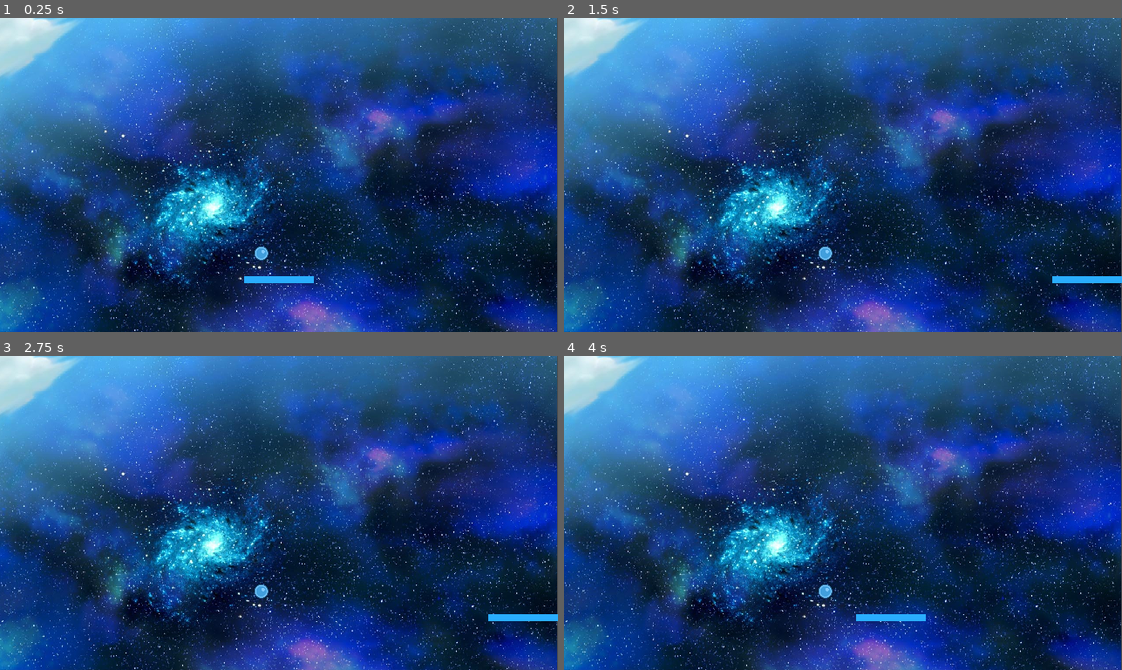
Above: before the commit, frames 1-4 (two rows, left to right).
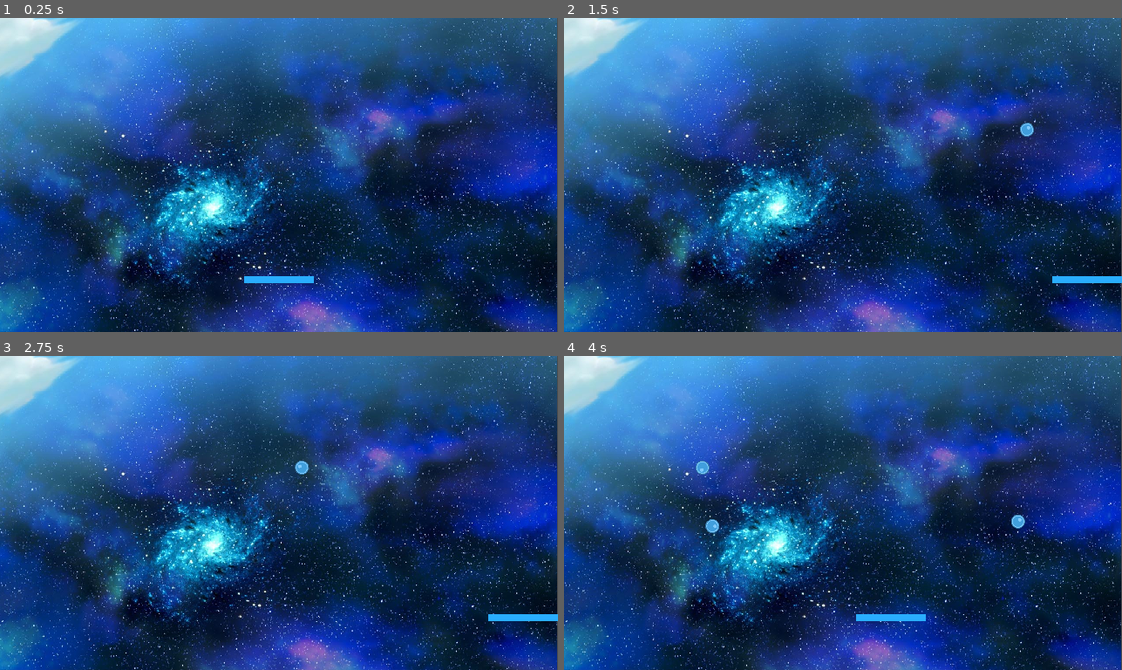
Above: after the commit, the same moments.

Repository: ProjectPybro/Extreme-Breakout
Game: Godot game, scene res://scenes/world.tscn
The game is run twice, just before and just after one commit, with the same random seed, the same clock (stepped at 60 frames per second) and the same inputs.
Inputs:
- Up to frame 1 (0.25 s): no input
- Up to frame 2 (1.5 s): tap Enter at 0.5 s; hold Right (right) 0.53-1.28 s; hold Down (down) from 1.28 s (still down)
- Up to frame 3 (2.75 s): release Down (down) at 2.03 s; hold Right (right) from 2.03 s (still down)
- Up to frame 4 (4 s): release Right (right) at 2.78 s; hold Up (up) 2.78-3.53 s; hold Left (left) from 3.53 s (still down)

The runs differ from the first frame. In frame 1, less than 0.1% of the frame differs, in the area x 45-49%, y 72-78%; in frame 2, 0.2%; in frame 3, 0.2%; in frame 4, 0.4%, in the area x 23-83%, y 33-78%.

Commit message:
Infinitely Spawning Balls
Balls now spawn with a random position, speed, rotation speed, and rotation direction

Diff:
--- /dev/null
+++ b/scenes/ball.gd
@@ -0,0 +1,31 @@
+extends RigidBody2D
+
+var speed: int
+var rotation_speed: int
+var rotation_direction: int
+var direction_x: float
+
+func _ready(): # Called when the node enters the scene tree for the first time.
+	var rng = RandomNumberGenerator.new()
+
+
+	var width = get_viewport().get_visible_rect().size[0]
+	var random_x = rng.randi_range(0, width)
+	var random_y = rng.randi_range(100, 200)
+	position = Vector2(random_x , random_y)
+
+	speed = rng.randi_range(200, 500) # Number between (and including) 200, 500
+	rotation_speed = rng.randi_range(40, 100)
+	rotation_direction = rng.randi_range(0, 1)
+
+	if rotation_direction == 0:
+		rotation_direction = -1 # A very crude way of getting either 1 or -1
+
+	direction_x = rng.randf_range(-1, 1)
+
+func _process(delta):
+	position += Vector2(direction_x, 0) * speed * delta
+	rotation_degrees += rotation_speed * rotation_direction * delta # Use rotation degrees. Rotation works in fucking radians
+
+func _on_body_entered(body):
+	print("AHHHHHHHHHHHHHHH") # Replace with function body.
--- a/scenes/ball.tscn
+++ b/scenes/ball.tscn
@@ -1,6 +1,7 @@
-[gd_scene load_steps=4 format=3 uid="uid://b6qmhjeopw0j8"]
+[gd_scene load_steps=5 format=3 uid="uid://b6qmhjeopw0j8"]
 
 [ext_resource type="Texture2D" uid="uid://bsrxp24m0t4l7" path="res://textures/ball_blue_small.png" id="1_elu2r"]
+[ext_resource type="Script" path="res://scenes/ball.gd" id="1_tsnmo"]
 
 [sub_resource type="PhysicsMaterial" id="PhysicsMaterial_lb4wf"]
 bounce = 1.0
@@ -11,6 +12,7 @@
 [node name="Ball" type="RigidBody2D"]
 physics_material_override = SubResource("PhysicsMaterial_lb4wf")
 gravity_scale = 0.0
+script = ExtResource("1_tsnmo")
 
 [node name="BallSprite" type="Sprite2D" parent="."]
 scale = Vector2(0.5, 0.5)
@@ -19,3 +21,5 @@
 
 [node name="CollisionShape2D" type="CollisionShape2D" parent="."]
 shape = SubResource("CircleShape2D_ug2yf")
+
+[connection signal="body_entered" from="." to="." method="_on_body_entered"]
--- a/scenes/player.gd
+++ b/scenes/player.gd
@@ -5,8 +5,9 @@
 
 # Called when the node enters the scene tree for the first time.
 func _ready():
-	position = Vector2(320, 300)
-	print("Starting Paddle Position: ", position)
+	var width = get_viewport().get_visible_rect().size[0]
+	position = Vector2(width/2 , 300)
+
 
 
 # Called every frame. 'delta' is the elapsed time since the previous frame.
--- a/scenes/world.tscn
+++ b/scenes/world.tscn
@@ -1,8 +1,7 @@
-[gd_scene load_steps=9 format=3 uid="uid://ccum6x0n1y1f4"]
+[gd_scene load_steps=8 format=3 uid="uid://ccum6x0n1y1f4"]
 
 [ext_resource type="Script" path="res://world.gd" id="1_w0q3n"]
 [ext_resource type="PackedScene" uid="uid://dvl13h7gnrykh" path="res://scenes/player.tscn" id="2_tc2ca"]
-[ext_resource type="PackedScene" uid="uid://b6qmhjeopw0j8" path="res://scenes/ball.tscn" id="4_5dnxy"]
 [ext_resource type="Texture2D" uid="uid://dibbffv0us46m" path="res://textures/super_mario_galaxy_cover_art_background.jpg" id="4_mjr8b"]
 
 [sub_resource type="RectangleShape2D" id="RectangleShape2D_dtxfm"]
@@ -27,8 +26,7 @@
 
 [node name="Player" parent="." instance=ExtResource("2_tc2ca")]
 
-[node name="Ball" parent="." instance=ExtResource("4_5dnxy")]
-position = Vector2(300, 270)
+[node name="BallList" type="Node2D" parent="."]
 
 [node name="Borders" type="Node2D" parent="."]
 position = Vector2(740, 180)
@@ -55,3 +53,8 @@
 position = Vector2(320, 460)
 shape = SubResource("RectangleShape2D_k70vm")
 metadata/_edit_lock_ = true
+
+[node name="BallTimer" type="Timer" parent="."]
+autostart = true
+
+[connection signal="timeout" from="BallTimer" to="." method="_on_ball_timer_timeout"]
--- a/world.gd
+++ b/world.gd
@@ -1,8 +1,20 @@
 extends Node2D
 
 var score = 0: set = set_score ## Setter
+
+# 1) Load the scene
+var ball_scene: PackedScene = load("res://scenes/ball.tscn")
 
 
 func set_score(value):
 	score = value
 	## get_node("Score").set_text("Score: "+str(score))
+
+
+func _on_ball_timer_timeout():
+	# 2) Creates a new instance of the ball
+	var ball = ball_scene.instantiate()
+
+	# 3) Add ball to the scene tree
+	$BallList.add_child(ball) # Adds the ball to the scene tree
+	print("BALL")
